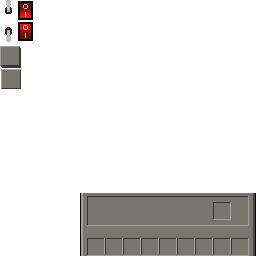
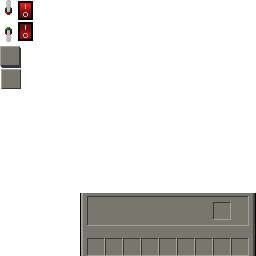
Revision of a layered 256px x 256px image; what changed, layer by layer:
painted on "off Rocker copy" over (18, 22, 33, 41)
renamed "off Rocker" to "on Rocker", painted on it over (18, 1, 33, 20)
painted on "off" over (5, 27, 12, 42)
painted on "on" over (5, 0, 12, 15)
